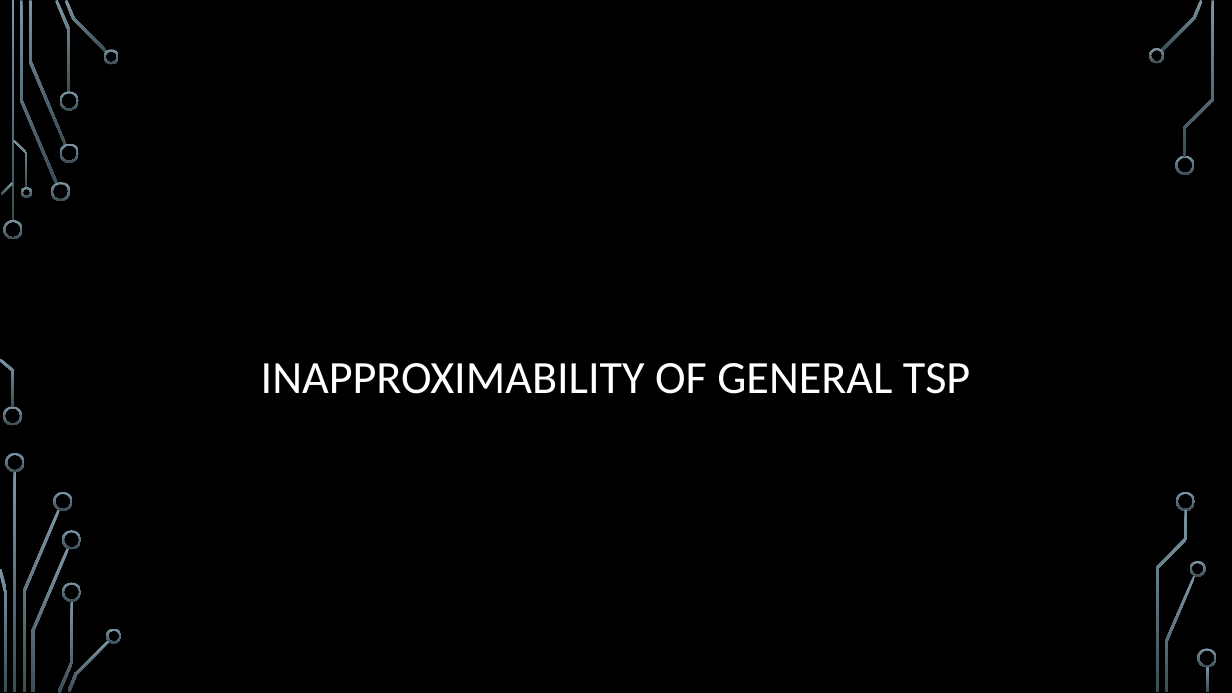
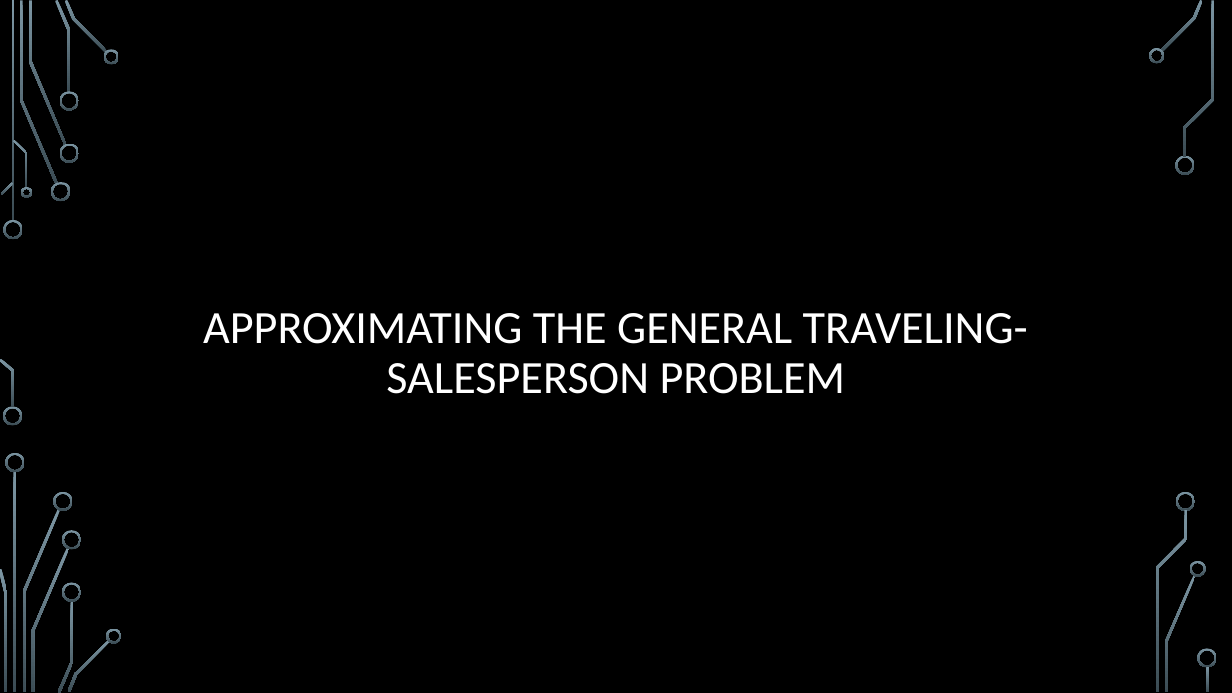
Before and after one commit to markfloryan/advAlgo, a slide deck: slide 41 of slides/Approx-01-Intro.pptx. Drawn at 1232x693 pixels with LibreOffice and Linux fonts; fonts in the diff are those of the drawing; background and template pictures are left out. Boxes give left, top, right and bottom in pixels: in the first picture for what was removed or moved away, otherwise in the second. Text is boxed around its words. In the diff, an @@ line names an element or a change of style, - is before the commit and + after.

Commit message:
adding tsp general approx slides

```diff
--- a/slides/Approx-01-Intro.pptx
+++ b/slides/Approx-01-Intro.pptx
@@ title at (203,313,1028,394): text changed @@
-INAPPROXIMABILITY OF GENERAL TSP
+APPROXIMATING THE GENERAL TRAVELING-SALESPERSON PROBLEM
```
Also in this commit, not shown: 3 other slides changed, 10 slides added, 1 slide removed, 1 other file.
